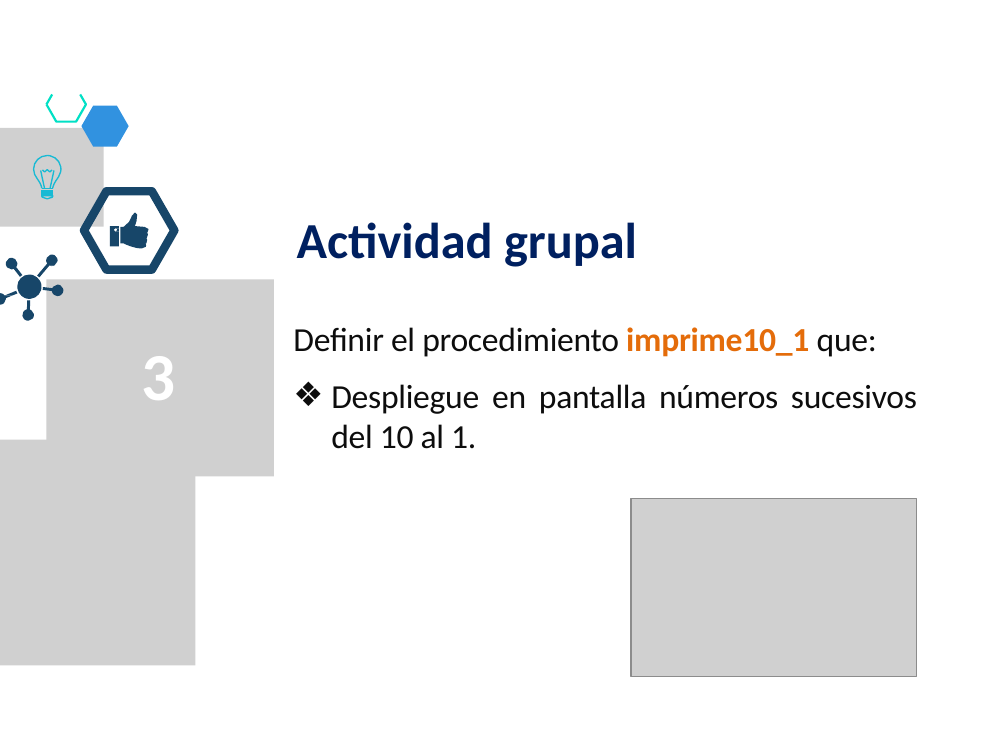
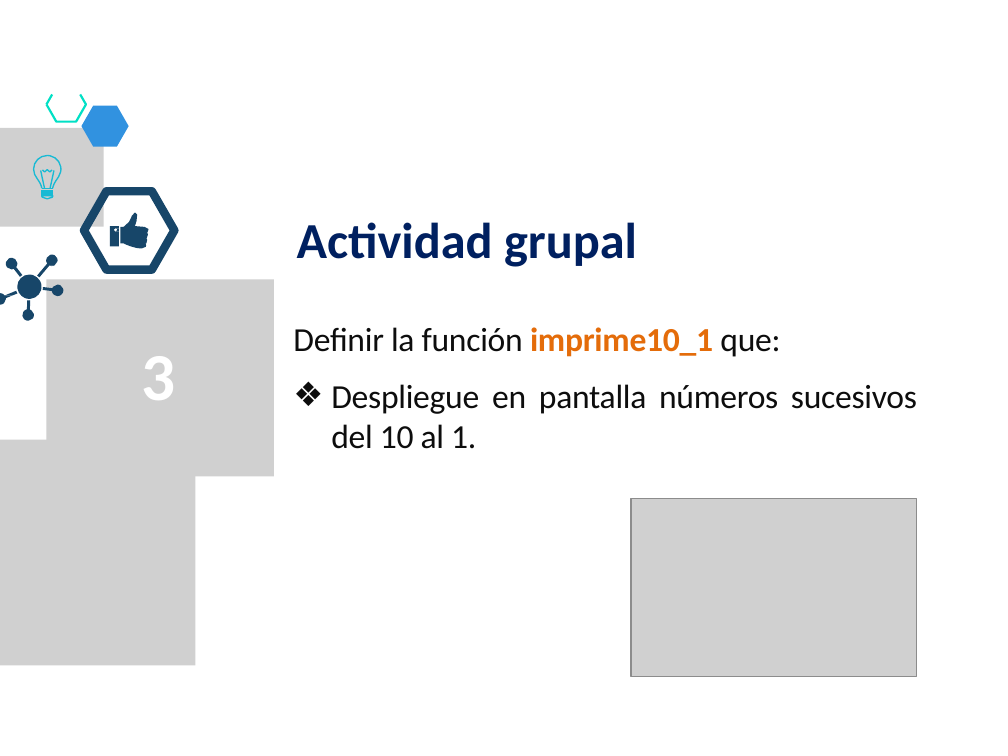
Before and after one commit to lizetheP/PensamientoC, a slide deck: slide 17 of CalendarioAgo20L/presentaciones/8_For.pptx. Drawn at 1008x756 pixels with LibreOffice and Linux fonts; fonts in the diff are those of the drawing; grey boxes stand for pictures. Boxes give left, top, right and bottom in pixels: in the first picture for what was removed or moved away, otherwise in the second. Text is boxed around its words. In the diff, an @@ line names an element or a change of style, - is before the commit and + after.

```diff
--- a/CalendarioAgo20L/presentaciones/8_For.pptx
+++ b/CalendarioAgo20L/presentaciones/8_For.pptx
@@ text at (293,327,780,357): text changed @@
-Definir el procedimiento imprime10_1 que:
+Definir la función imprime10_1 que:
```
Also in this commit, not shown: 7 other slides changed, 12 other files.
